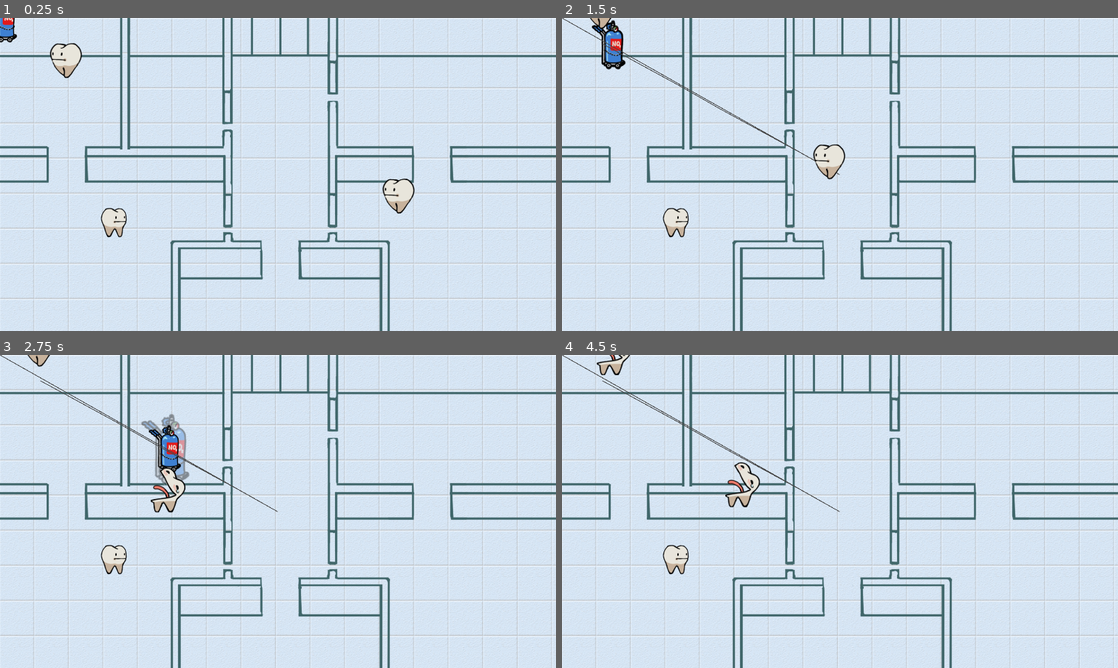
Above: before the commit, frames 1-4 (two rows, left to right).
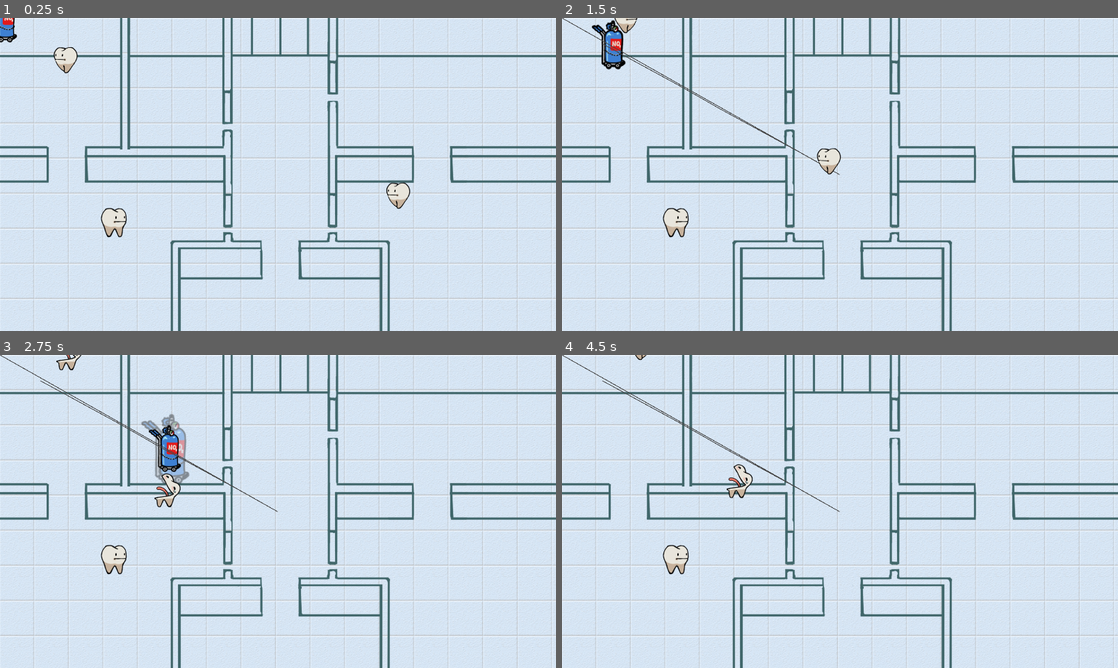
Above: after the commit, the same moments.

Repository: Mapachana/GlobalGameJam2024
Game: Godot game, scene res://escenas/ruta_test.tscn
The game is run twice, just before and just after one commit, with the same random seed, the same clock (stepped at 60 frames per second) and the same inputs.
Inputs (mouse positions are in pixels of both pictures, inside the frame that each line leads up to):
- Up to frame 1 (0.25 s): no input
- Up to frame 2 (1.5 s): drag from (840, 174) to (600, 43) at 0.52 s; drag from (728, 190) to (584, 30) at 1.27 s
- Up to frame 3 (2.75 s): move the mouse to (333, 442) at 2.02 s; press the mouse at (333, 442) at 2.03 s
- Up to frame 4 (4.5 s): release the mouse at (895, 442) at 2.75 s; drag from (812, 574) to (728, 492) at 2.77 s; move the mouse to (1006, 558) at 3.52 s; press the mouse at (1006, 558) at 3.53 s; release the mouse at (1006, 558) at 4.25 s; drag from (673, 464) to (840, 511) at 4.27 s

The runs differ from the first frame. In frame 1, 0.6% of the frame differs, in the area x 8-75%, y 8-63%; in frame 2, 0.5%; in frame 3, 0.6%; in frame 4, 0.7%, in the area x 6-36%, y 0-49%.

Commit message:
Probando

Diff:
--- a/escenas/main.gd
+++ b/escenas/main.gd
@@ -3,7 +3,7 @@
 #signal sumarpunto
 # Called when the node enters the scene tree for the first time.
 
-const TIEMPO_MAXIMO = 6
+const TIEMPO_MAXIMO = 12
 
 var personajes_escena
 var contador
--- a/escenas/main.tscn
+++ b/escenas/main.tscn
@@ -1,10 +1,11 @@
-[gd_scene load_steps=8 format=3 uid="uid://bkyiibuhic5o3"]
+[gd_scene load_steps=9 format=3 uid="uid://bkyiibuhic5o3"]
 
 [ext_resource type="Script" path="res://escenas/main.gd" id="1_jk5rv"]
 [ext_resource type="Texture2D" uid="uid://dsdtvtn1s4s3m" path="res://graficos/FONDO_ensayo.jpg" id="2_sc0gf"]
 [ext_resource type="PackedScene" uid="uid://bfy0n0xf8xlch" path="res://escenas/personajes.tscn" id="3_jriv1"]
 [ext_resource type="PackedScene" uid="uid://qrke8xc8tsec" path="res://escenas/ruta.tscn" id="4_6test"]
 [ext_resource type="PackedScene" uid="uid://d058ykhwot3kd" path="res://camilla.tscn" id="5_dqjgg"]
+[ext_resource type="PackedScene" uid="uid://bkecjqpa4hhxi" path="res://escenas/camilla.tscn" id="6_7cyp1"]
 [ext_resource type="PackedScene" uid="uid://cutsajwg80v2i" path="res://escenas/sofa.tscn" id="6_d44dq"]
 
 [sub_resource type="Theme" id="Theme_g4vhq"]
@@ -34,40 +35,37 @@
 theme_override_font_sizes/font_size = 23
 text = "Teeth infected: 0"
 
-[node name="CharacterBody2D4" parent="." instance=ExtResource("3_jriv1")]
-position = Vector2(1347, 220)
-puntos = PackedVector2Array(1500, 300)
-
-[node name="CharacterBody2D2" parent="." instance=ExtResource("3_jriv1")]
-position = Vector2(1055, 437.25)
-scale = Vector2(0.75, 0.75)
-puntos = PackedVector2Array(1168, 55, 500, 200, 4, 52, 900, 30)
-
-[node name="CharacterBody2D3" parent="." instance=ExtResource("3_jriv1")]
-position = Vector2(606.5, 806.25)
-scale = Vector2(0.75, 0.75)
-puntos = PackedVector2Array(570, 547, 500, 50, 100, 50)
-
 [node name="Camera2D" type="Camera2D" parent="."]
 position = Vector2(768, 435)
 
-[node name="CharacterBody2D" parent="." instance=ExtResource("3_jriv1")]
-position = Vector2(52, 52)
-puntos = PackedVector2Array(52, 52, 100, 200, 800, 300, 0, 0)
-infectado = true
-
 [node name="Ruta" parent="." instance=ExtResource("4_6test")]
-position = Vector2(2, 4)
-initial_position = Vector2(200, 50)
+initial_position = Vector2(1480, 120)
 
 [node name="Camilla" parent="." instance=ExtResource("5_dqjgg")]
-position = Vector2(743, 224)
+position = Vector2(54, 179)
 
 [node name="sofa" parent="." instance=ExtResource("6_d44dq")]
-position = Vector2(1491, 778)
+position = Vector2(1487, 776)
 
 [node name="sofa2" parent="." instance=ExtResource("6_d44dq")]
-position = Vector2(1417, 506)
+position = Vector2(1118, 777)
 flip_horizontal = true
-flip_vertical = true
-color = Vector3(0.4, 0.4, 0.4)
+
+[node name="camilla2" parent="." instance=ExtResource("6_7cyp1")]
+position = Vector2(413, 163)
+
+[node name="CharacterBody2D" parent="." instance=ExtResource("3_jriv1")]
+position = Vector2(1419, 189)
+puntos = PackedVector2Array(1400, 200, 600, 300)
+
+[node name="CharacterBody2D2" parent="." instance=ExtResource("3_jriv1")]
+position = Vector2(975, 691)
+puntos = PackedVector2Array(950, 700, 600, 500, 400, 400, 100, 800)
+
+[node name="CharacterBody2D3" parent="." instance=ExtResource("3_jriv1")]
+position = Vector2(192, 298)
+puntos = PackedVector2Array(200, 300, 170, 500, 300, 150)
+
+[node name="CharacterBody2D4" parent="." instance=ExtResource("3_jriv1")]
+position = Vector2(1441, 522)
+puntos = PackedVector2Array(1400, 500, 1000, 600, 1200, 800)
--- a/escenas/personajes.tscn
+++ b/escenas/personajes.tscn
@@ -105,6 +105,7 @@
 radius = 186.936
 
 [node name="CharacterBody2D" type="CharacterBody2D"]
+scale = Vector2(0.75, 0.75)
 script = ExtResource("1_bsgrh")
 puntos = PackedVector2Array(0, 0, 500, 0, 800, 300)
 
